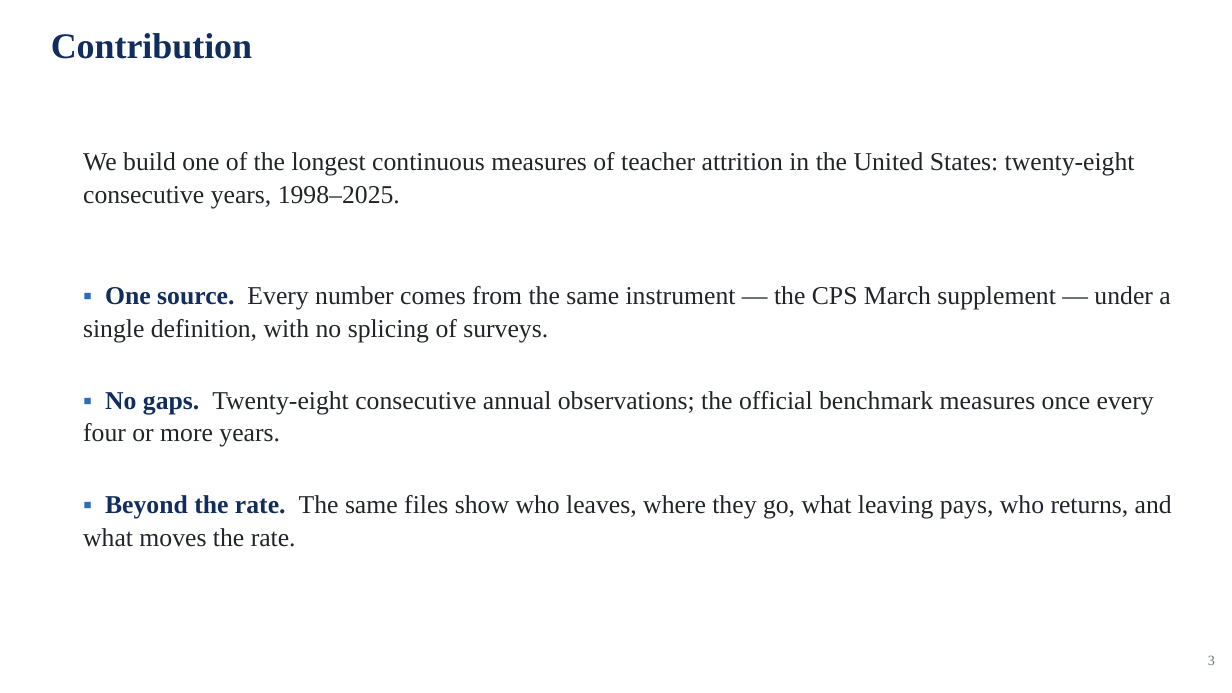
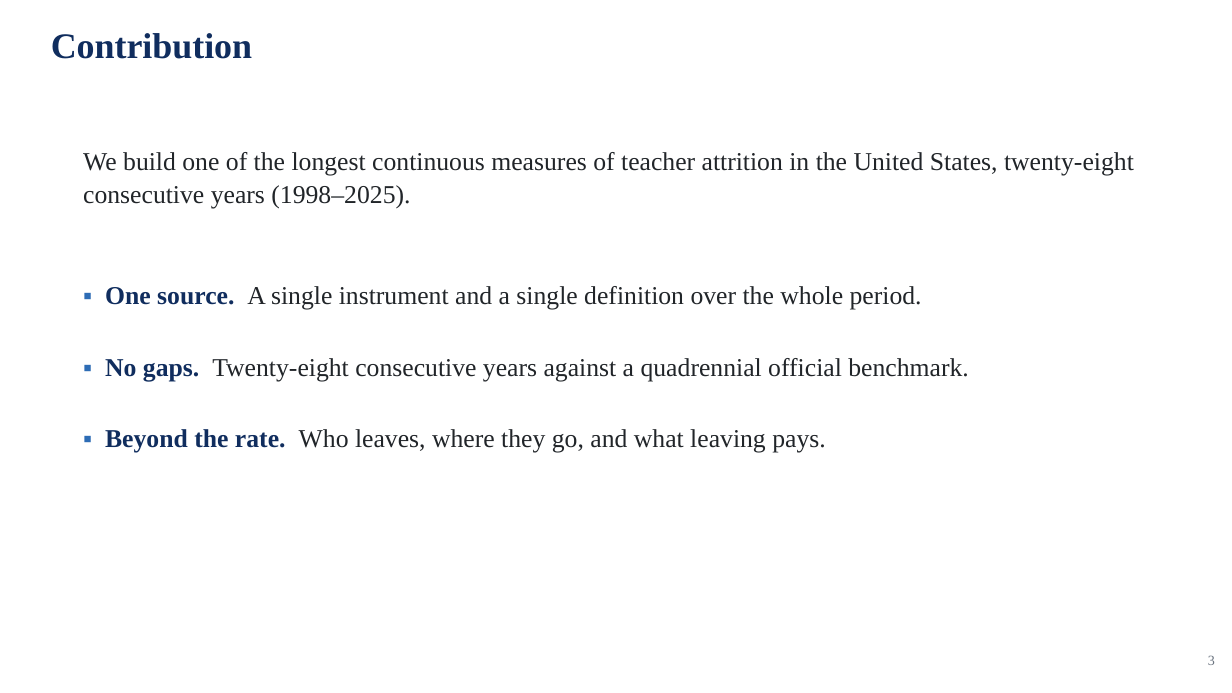
Before and after one commit to jedr1-ship-it/Alternative-Pathways----Quant, a slide deck: slide 3 of report/data_cluster/Proyect_US_cluster.pptx. Drawn at 1232x693 pixels with LibreOffice and Linux fonts; fonts in the diff are those of the drawing. Boxes give left, top, right and bottom in pixels: in the first picture for what was removed or moved away, otherwise in the second. Text is boxed around its words. In the diff, an @@ line names an element or a change of style, - is before the commit and + after.

```diff
--- a/report/data_cluster/Proyect_US_cluster.pptx
+++ b/report/data_cluster/Proyect_US_cluster.pptx
@@ text at (83,152,1134,209): text changed @@
-We build one of the longest continuous measures of teacher attrition in the United States: twenty-eight consecutive years, 1998–2025.
+We build one of the longest continuous measures of teacher attrition in the United States, twenty-eight consecutive years (1998–2025).
@@ text at (105,286,969,453): text changed @@
-▪ One source. Every number comes from the same instrument — the CPS March supplement — under a single definition, with no splicing of surveys.
-▪ No gaps. Twenty-eight consecutive annual observations; the official benchmark measures once every four or more years.
-▪ Beyond the rate. The same files show who leaves, where they go, what leaving pays, who returns, and what moves the rate.
+▪ One source. A single instrument and a single definition over the whole period.
+▪ No gaps. Twenty-eight consecutive years against a quadrennial official benchmark.
+▪ Beyond the rate. Who leaves, where they go, and what leaving pays.
```
Also in this commit, not shown: 13 other files.
